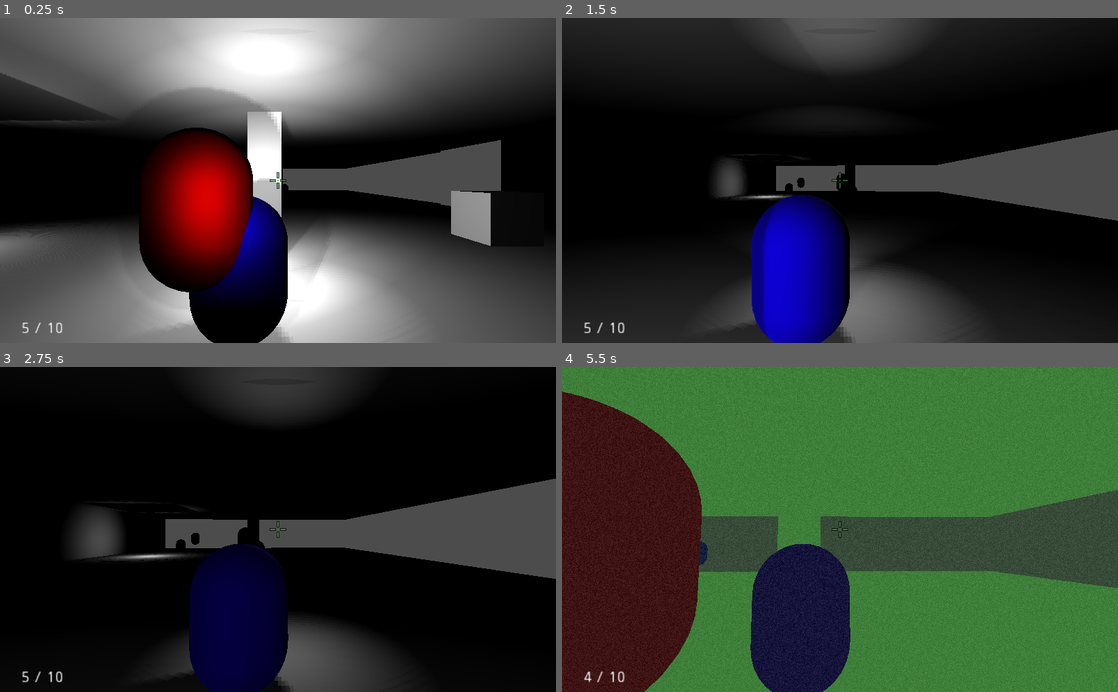
Above: before the commit, frames 1-4 (two rows, left to right).
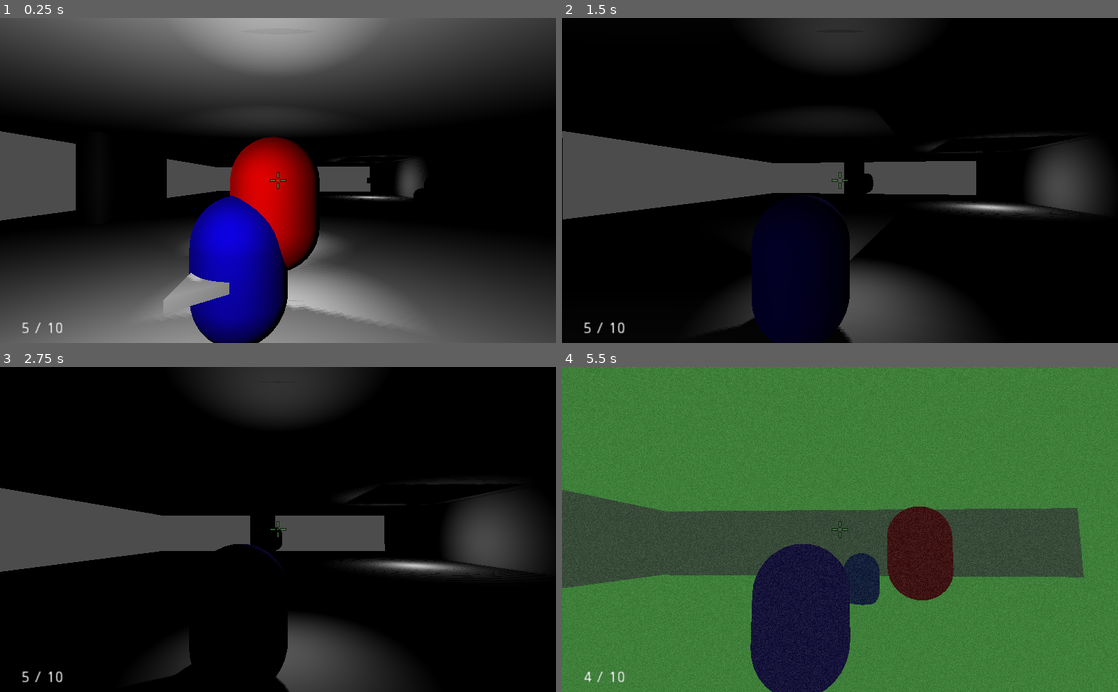
Above: after the commit, the same moments.

Repository: brennosouza/VS-Stealth
Game: Godot game, scene res://scenes/levels/test_level.tscn
The game is run twice, just before and just after one commit, with the same random seed, the same clock (stepped at 60 frames per second) and the same inputs.
Inputs (mouse positions are in pixels of both pictures, inside the frame that each line leads up to):
- Up to frame 1 (0.25 s): no input
- Up to frame 2 (1.5 s): move the mouse to (867, 180) at 0.52 s; hold Up (ui_up) from 0.53 s (still down); tap Space (cover) at 0.6 s; move the mouse to (812, 180) at 1.27 s; tap Ctrl (crouch) at 1.35 s
- Up to frame 3 (2.75 s): keep holding Up (ui_up); move the mouse to (289, 523) at 2.02 s; hold F (flashlight) from 2.03 s (still down)
- Up to frame 4 (5.5 s): keep holding Up (ui_up); move the mouse to (834, 536) at 2.77 s; release F (flashlight) at 2.78 s; tap E (interact) at 2.85 s; move the mouse to (878, 532) at 3.52 s; tap N (nightvision) at 3.6 s; move the mouse to (795, 526) at 4.27 s; click (795, 526) at 4.35 s; move the mouse to (845, 529) at 5.02 s; hold Shift (sprint) from 5.03 s (still down)

The runs differ from the first frame. In frame 1, 64% of the frame differs, in the area x 0-91%, y 0-100%; in frame 2, 40%; in frame 3, 20%; in frame 4, 27%.

Commit message:
Rotação de player funciona corretamente

Diff:
--- a/scenes/characters/Player.gd
+++ b/scenes/characters/Player.gd
@@ -4,6 +4,8 @@
 #objeto/gadget que faz som de pegadas quando ativado
 #arma tem muzzle flash
 
+var direction = Vector3.ZERO
+var facing
 var gravity_speed = 20
 var walking_speed = 20
 var current_speed = 0
@@ -55,6 +57,7 @@
 
 # Called when the node enters the scene tree for the first time.
 func _ready():
+	facing = $Camroot/Helper.global_transform.basis.z
 	originaldb = $FootstepsPlayer.unit_db
 	original_unit_size = $FootstepsPlayer.unit_size
 	original_wait_time = $FootstepsPlayer/Timer.wait_time
@@ -133,6 +136,8 @@
 
 
 	direction = direction.rotated(Vector3.UP, h_rot).normalized()
+	if direction != Vector3.ZERO:
+		facing = direction
 
 #	velocity = direction
 
@@ -150,7 +155,8 @@
 			playfootsteps(false)
 
 	#Rotação de mesh/player, usar se necessário
-	$MeshInstance.rotation.y = lerp_angle($MeshInstance.rotation.y, atan2(direction.x, direction.z) - $MeshInstance.rotation.y, delta * angular_acceleration)
+#	if direction != Vector3.ZERO:
+	$MeshInstance.rotation.y = lerp_angle($MeshInstance.rotation.y, atan2(-facing.x, -facing.z) - rotation.y, delta * angular_acceleration)
 #	print_debug($MeshInstance.rotation.y)
 
 	if Input.is_action_just_pressed("reload"):
--- a/scenes/characters/Player.tscn
+++ b/scenes/characters/Player.tscn
@@ -46,7 +46,6 @@
 
 [node name="Arrow" type="MeshInstance" parent="MeshInstance"]
 transform = Transform( 1, 1.42109e-14, -3.02971e-15, -1.42109e-14, 1, 1.90739e-07, 1.91851e-14, -1.90739e-07, 1, -1.14911e-07, 1.28526, 5.61806e-08 )
-visible = false
 mesh = SubResource( 8 )
 material/0 = null
 
--- a/scenes/levels/test_level.tscn
+++ b/scenes/levels/test_level.tscn
@@ -315,7 +315,7 @@
 environment = SubResource( 4 )
 
 [node name="Player" parent="." instance=ExtResource( 1 )]
-transform = Transform( 1, 0, 0, 0, 1, 0, 0, 0, 1, 0, 3.92171, 4.86634 )
+transform = Transform( -0.997034, 0, -0.0769627, 0, 1, 0, 0.0769627, 0, -0.997034, 0, 3.92171, 4.86634 )
 
 [node name="SpotLight" type="SpotLight" parent="."]
 transform = Transform( 1, 0, 0, 0, 1, 0, 0, 0, 1, 0, 5.03704, 7.77766 )
